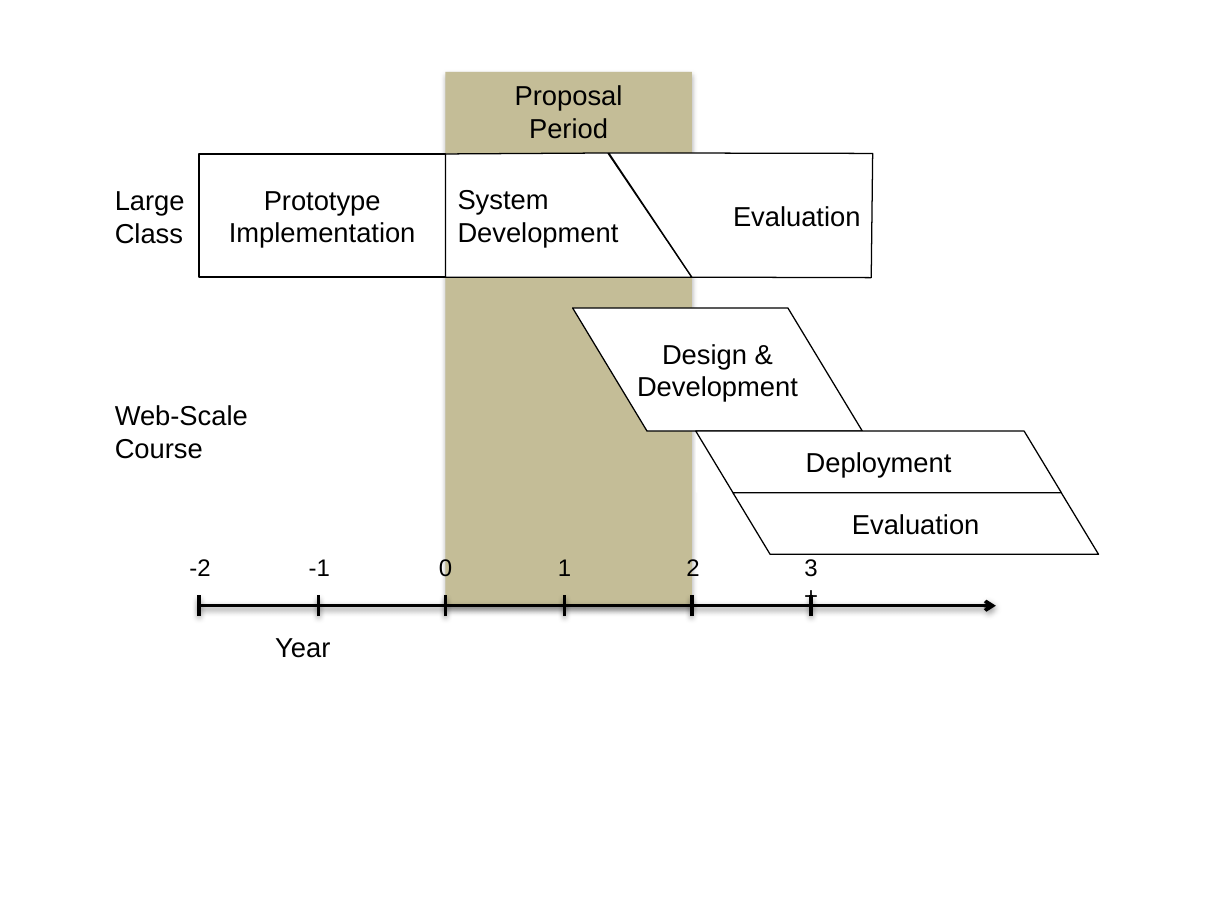
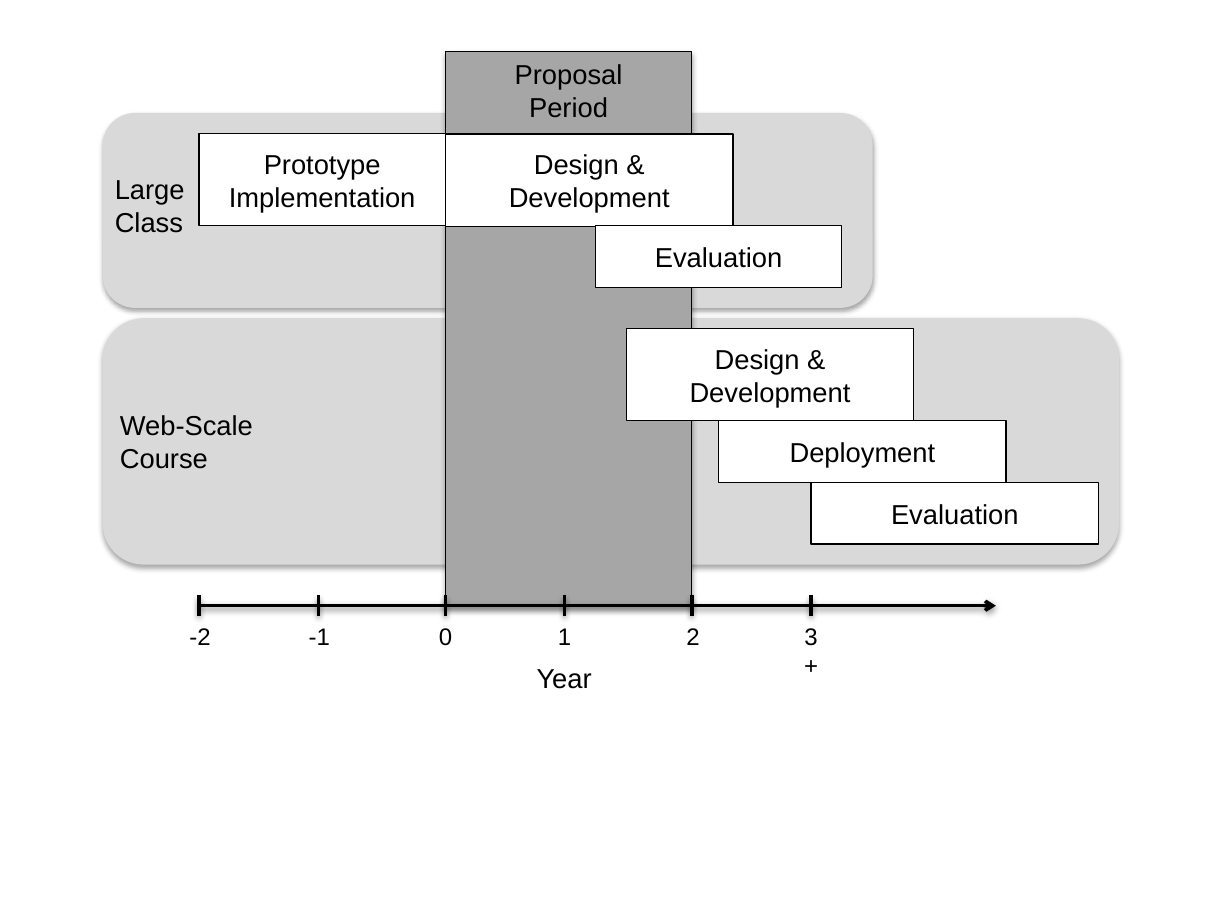
Before and after one commit to luisvonahn/Proof-Grading, a slide deck: slide 1 of schedule.pptx. Drawn at 1232x924 pixels with LibreOffice and Linux fonts; fonts in the diff are those of the drawing. Boxes give left, top, right and bottom in pixels: in the first picture for what was removed or moved away, otherwise in the second. Text is boxed around its words. In the diff, an @@ line names an element or a change of style, - is before the commit and + after.

```diff
--- a/schedule.pptx
+++ b/schedule.pptx
@@ rectangle "Proposal": place and size @@
-rectangle "Proposal" at <box>446,71,692,605</box>
+rectangle "Proposal" at <box>446,52,692,606</box>
@@ rectangle "Proposal" at <box>446,52,692,606</box>: fill #C4BD97 to #A6A6A6; outline none to #000000 0.75 pt @@
@@ rounded rectangle added at <box>102,113,872,308</box>, fill #D9D9D9 @@
@@ text "Large": place and size @@
-text "Large" at <box>115,191,185,244</box>
+text "Large" at <box>115,180,185,233</box>
@@ rectangle "Prototype": place and size @@
-rectangle "Prototype" at <box>200,154,446,277</box>
+rectangle "Prototype" at <box>200,133,446,225</box>
@@ rectangle added at <box>446,134,733,227</box>, fill #FFFFFF, outline #000000 0.75 pt, 16 pt, text #000000 @@
+Design & Development
@@ freeform shape removed at <box>446,153,692,277</box> @@
-System
-Development
@@ freeform shape removed at <box>609,153,872,277</box> @@
-Evaluation
@@ rectangle added at <box>595,225,841,287</box>, fill #FFFFFF, outline #000000 0.75 pt, 16 pt, text #000000 @@
+Evaluation
@@ rounded rectangle added at <box>102,318,1119,564</box>, fill #D9D9D9 @@
@@ parallelogram removed at <box>573,308,862,431</box> @@
@@ rectangle "Design & Development": place and size @@
-rectangle "Design & Development" at <box>637,344,798,402</box>
+rectangle "Design & Development" at <box>626,329,913,421</box>
@@ rectangle "Design & Development" at <box>626,329,913,421</box>: fill none to #FFFFFF; outline none to #000000 0.75 pt @@
@@ text in rectangle at <box>690,349,851,407</box>: text changed @@
-Design &
-Development
+Design & Development
@@ text "Web-Scale": place and size @@
-text "Web-Scale" at <box>115,405,248,459</box>
+text "Web-Scale" at <box>120,415,253,469</box>
@@ parallelogram removed at <box>696,431,1062,493</box> @@
@@ rectangle "Deployment": place and size @@
-rectangle "Deployment" at <box>806,452,952,478</box>
+rectangle "Deployment" at <box>718,421,1005,483</box>
@@ rectangle "Deployment" at <box>718,421,1005,483</box>: outline none to #000000 0.75 pt @@
@@ parallelogram removed at <box>733,493,1099,554</box> @@
@@ rectangle "Evaluation" at <box>811,483,1098,545</box>: outline none to #000000 0.75 pt @@
@@ rectangle "Evaluation": place and size @@
-rectangle "Evaluation" at <box>852,514,979,535</box>
+rectangle "Evaluation" at <box>811,483,1098,545</box>
@@ 6 texts: place and size @@
-6 texts at <box>189,556,817,581</box>
+6 texts at <box>189,628,817,646</box>
@@ text "Year": place and size @@
-text "Year" at <box>275,638,330,658</box>
+text "Year" at <box>537,669,592,689</box>
```
Also in this commit, not shown: 1 other file.
